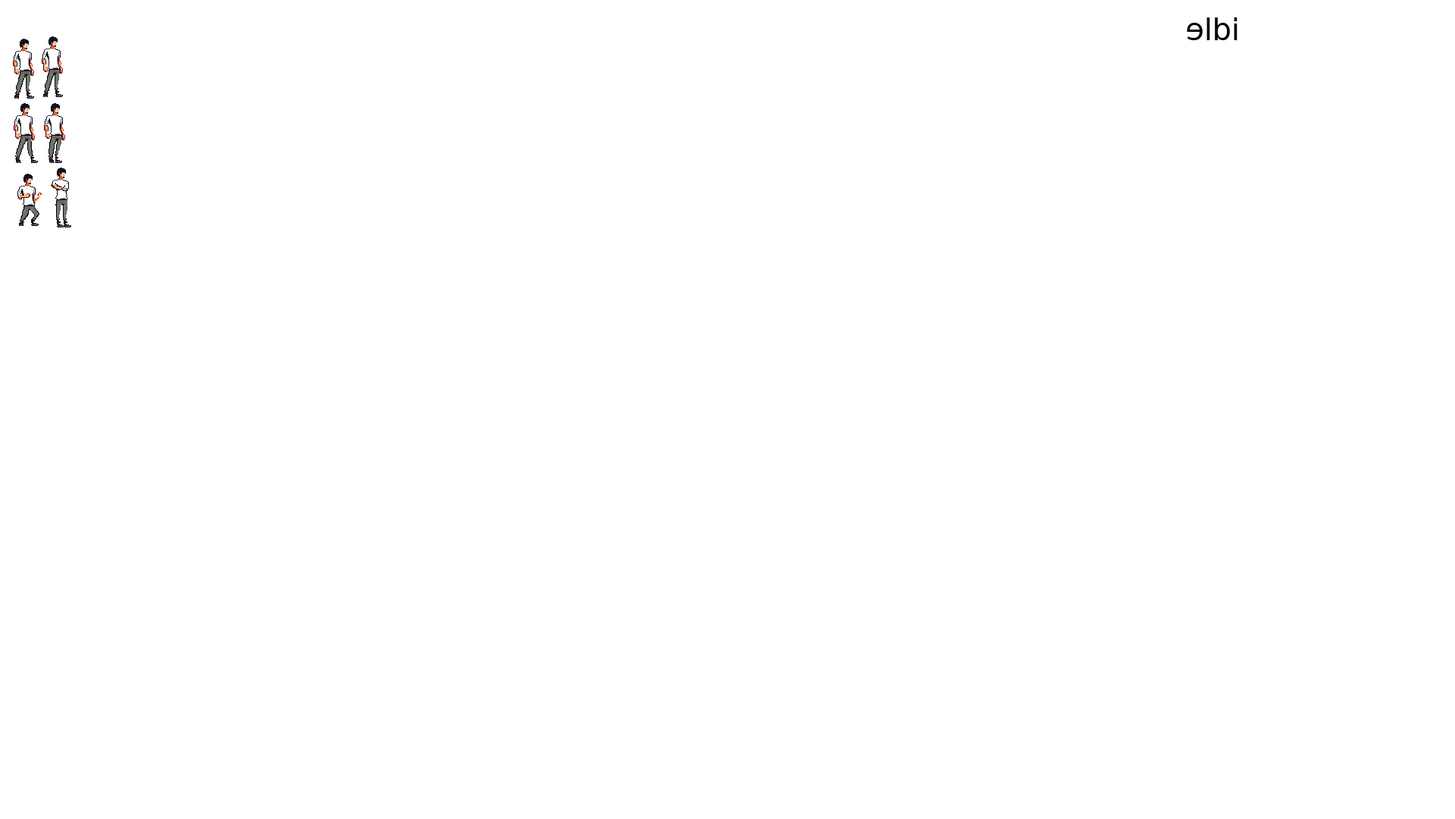
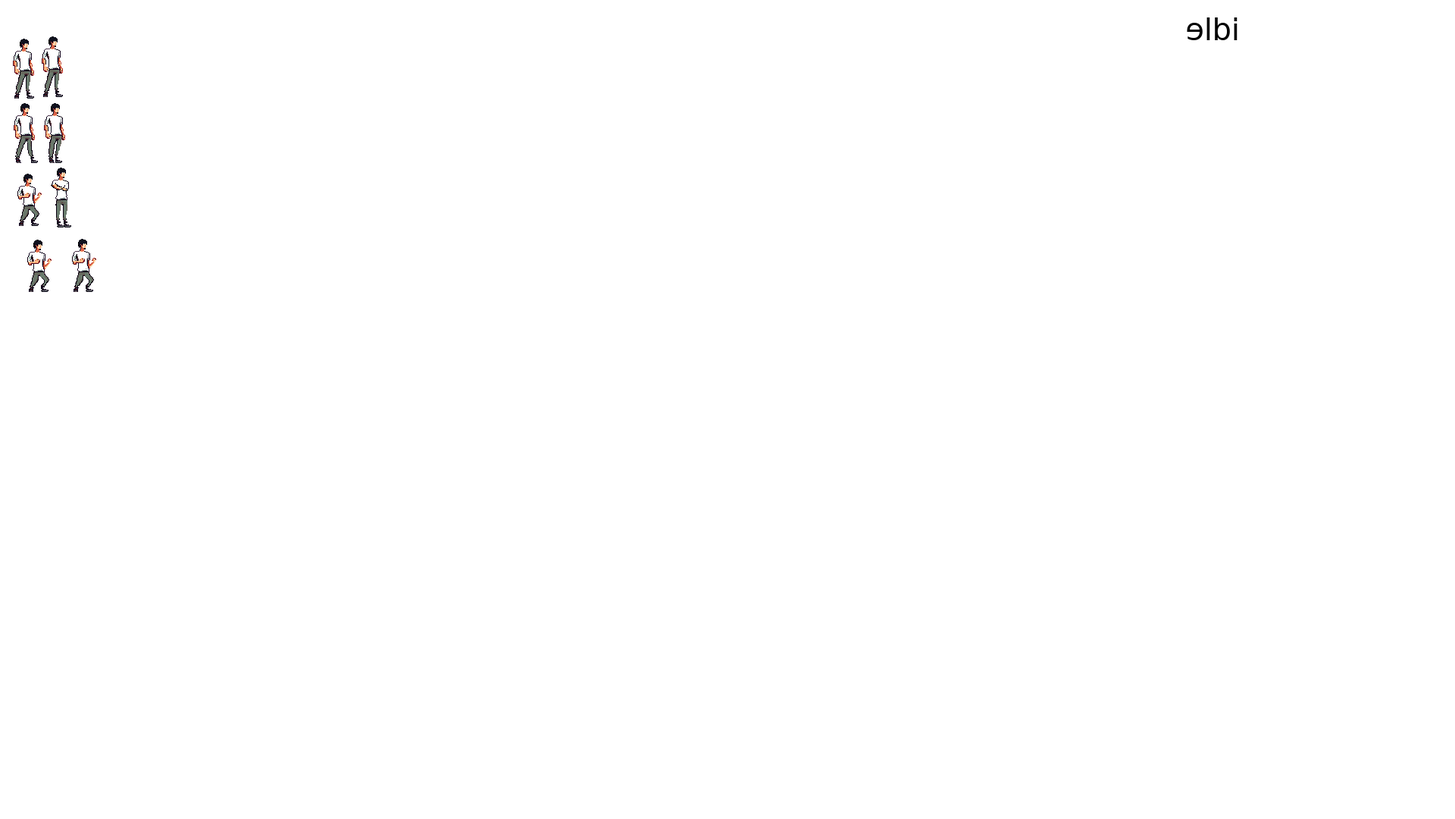
Comparing the layer stacks of the two 1455 x 819 images. Changes:
added layer "crouch0.png #1" above "crouch1.png" over box(27, 239, 52, 292)
added layer "crouch1.png" above "crouch0.png" over box(72, 238, 97, 292)
